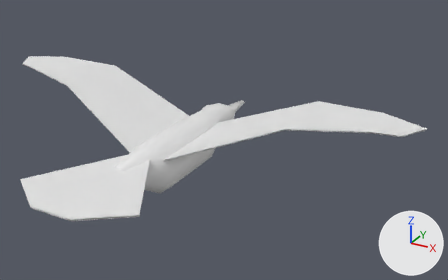
What one commit did to the OBJ model game/assets/seagull.obj.
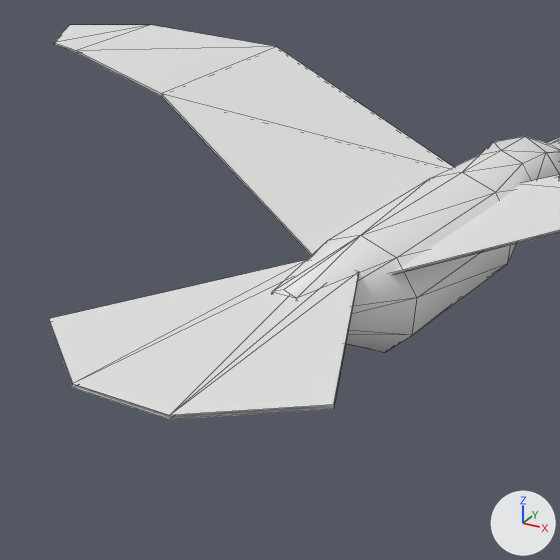
There are two pictures of each version: one whole from a camera (50 mm lens) standing at (2.39, -3.67, 2.0) and looking at (0.36, 0.01, 0.16), one close up on the part from 0% to 52% of the width and 16% to 100% of the height. Arrows for +X, +Y and +Z are at lower right; the lights stay in place. The close-ups show mesh edges as thin lines. Where no turn or scale is listed for an object, it has been applied to the vertices.

The scene before the commit, as lines of its bpy script (objects in view):
```python
me_seagull_plane_001 = bpy.data.meshes.new('Seagull_Plane.001')
me_seagull_plane_001.from_pydata(...)  # 111 vertices, 158 faces; spans x -1.77..1.75, y -1.41..1.01, z -0.17..0.46
ob_seagull_plane_001 = bpy.data.objects.new('Seagull_Plane.001', me_seagull_plane_001)
ob_seagull_plane_001.location = (0.0, 0.0, 0.0)
```
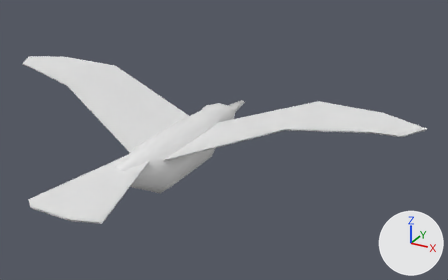
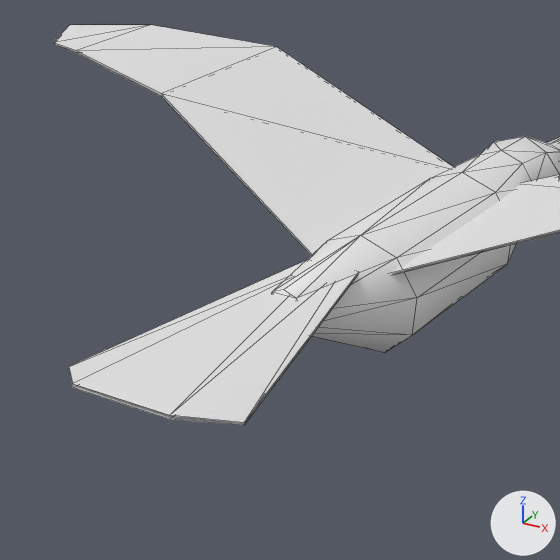
Changed parts and their boxes (x1, y1, x2, y2) in the close-ups (560 x 560 px; the box of a moved part takes in the faces that stretch with it):
'Seagull_Plane.001', reshaped: before (49, 25, 560, 419); after (53, 25, 560, 425)
part 1 of me_seagull_plane_001, moved or reshaped: before (171, 273, 358, 419); after (170, 273, 357, 425)
part 2 of me_seagull_plane_001, moved or reshaped: before (49, 259, 308, 388); after (69, 260, 307, 388)

What changed in the scene script:
```text
Change me_seagull_plane_001:
    where me_seagull_plane_001.from_pydata(...)  # 111 vertices, 158 faces; spans x -1.77..1.75, y -1.41..1.01, z -0.17..0.46
    used by ob_seagull_plane_001; location = (0.0, 0.0, 0.0)
    me_seagull_plane_001 part 1
    me_seagull_plane_001.vertices[73].co: (0.47, -1.19, 0.17) -> (0.29, -1.3, 0.13)  # pixel (333, 404) -> pixel (244, 422)
    me_seagull_plane_001.vertices[101].co: (0.47, -1.19, 0.16) -> (0.29, -1.3, 0.12)  # pixel (333, 408) -> pixel (244, 425)
    me_seagull_plane_001 part 2
    me_seagull_plane_001.vertices[74].co: (-0.47, -1.19, 0.17) -> (-0.29, -1.3, 0.13)  # pixel (48, 318) -> pixel (68, 366)
    me_seagull_plane_001.vertices[102].co: (-0.47, -1.19, 0.16) -> (-0.29, -1.3, 0.12)  # pixel (49, 322) -> pixel (68, 368)
```
